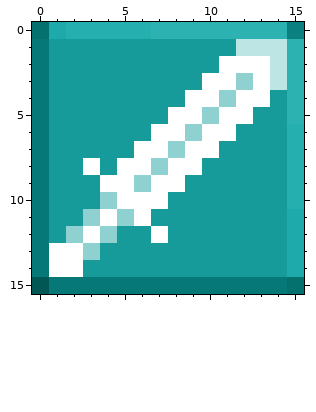
One commit to this pixel-art sprite: images/icons/profiles/blade.png. Above: the version before the commit.
The file is 16x16 pixels. Colours within 5 levels of each other are drawn and written as one.
And afterwards:
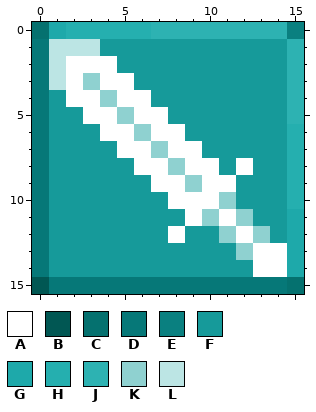
Palette (. is transparent): A #ffffff  B #015753  C #05716f  D #067878  E #0a8080  F #169a9a  G #1ea9aa  H #25afaf  J #2db2b2  K #8fd1d0  L #bce5e4
Changes in this commit:
@@ x 0..15 @@
  0 CGHHHHHJJJJJJJJE
- 1 DFFFFFFFFFFFLLLJ
- 2 DFFFFFFFFFFAAALJ
- 3 DFFFFFFFFFAAKALJ
- 4 DFFFFFFFFAAKAAFJ
- 5 DFFFFFFFAAKAAFFJ
- 6 DFFFFFFAAKAAFFFH
- 7 DFFFFFAAKAAFFFFH
- 8 DFFAFAAKAAFFFFFH
- 9 DFFFAAKAAFFFFFFH
-10 DFFFKAAAFFFFFFFH
-11 DFFKAKAFFFFFFFFG
-12 DFKAKFFAFFFFFFFG
-13 DAAKFFFFFFFFFFFG
-14 DAAFFFFFFFFFFFFG
+ 1 DLLLFFFFFFFFFFFJ
+ 2 DLAAAFFFFFFFFFFJ
+ 3 DLAKAAFFFFFFFFFJ
+ 4 DFAAKAAFFFFFFFFJ
+ 5 DFFAAKAAFFFFFFFJ
+ 6 DFFFAAKAAFFFFFFH
+ 7 DFFFFAAKAAFFFFFH
+ 8 DFFFFFAAKAAFAFFH
+ 9 DFFFFFFAAKAAFFFH
+10 DFFFFFFFAAAKFFFH
+11 DFFFFFFFFAKAKFFG
+12 DFFFFFFFAFFKAKFG
+13 DFFFFFFFFFFFKAAG
+14 DFFFFFFFFFFFFAAG
 15 BDDDDDDDDDDDDDDC
Pixel boxes of the changes (left, top, right, bottom) in both pictures:
changed: (49, 39, 287, 277)
